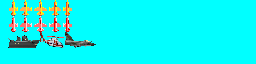
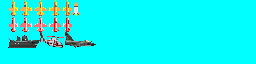
Two versions of the same layered image (256 × 64). Layer-by-layer changes:
painted on "Foreground" over [72, 2, 80, 16]
